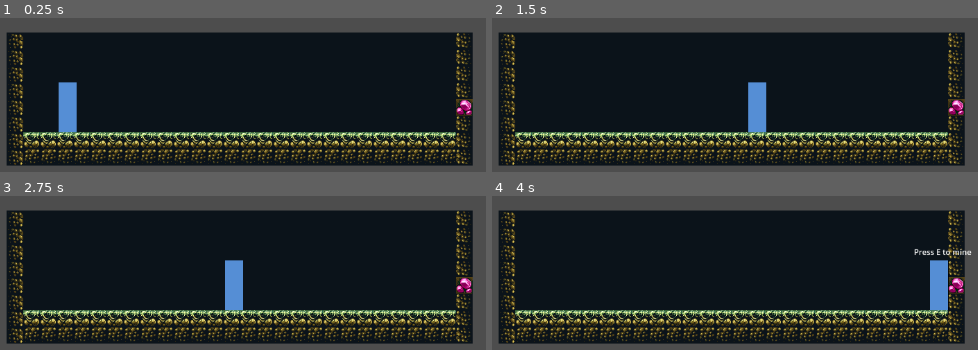
Above: before the commit, frames 1-4 (two rows, left to right).
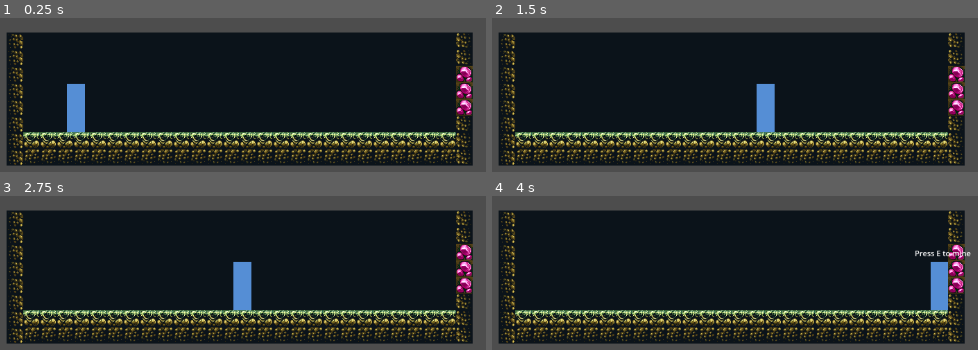
Above: after the commit, the same moments.

Repository: Ace238/Cave_Explorer
Game: Godot game, scene res://cave_1.tscn
Same seed, same stepped clock (60 frames per second), same inputs: the game is played once before the commit and once after it.
Inputs (mouse positions are in pixels of both pictures, inside the frame that each line leads up to):
- Up to frame 1 (0.25 s): no input
- Up to frame 2 (1.5 s): tap Enter (ui_accept) at 0.5, 0.77 s; move the mouse to (outside the picture) at 0.52 s; hold Right (ui_right) from 0.53 s (still down); tap E (Interact) at 0.6 s; click (outside the picture) at 0.8 s; move the mouse to (outside the picture) at 1.27 s; click (outside the picture) at 1.35 s
- Up to frame 3 (2.75 s): tap Enter (ui_accept) at 1.52 s; tap E (Interact) at 1.55, 2.1 s; move the mouse to (417, 269) at 2.02 s; release Right (ui_right) at 2.03 s; hold Left (ui_left) from 2.03 s (still down); click (417, 269) at 2.3 s
- Up to frame 4 (4 s): move the mouse to (outside the picture) at 2.77 s; release Left (ui_left) at 2.78 s; hold Right (ui_right) from 2.78 s (still down); click (outside the picture) at 2.85 s; tap Enter (ui_accept) at 3.02, 3.77 s; tap E (Interact) at 3.05, 3.6 s; move the mouse to (outside the picture) at 3.52 s; click (outside the picture) at 3.8 s

The runs differ from the first frame. In frame 1, 1.9% of the frame differs, in the area x 11-98%, y 31-75%; in frame 2, 1.9%, in the area x 52-98%, y 31-75%; in frame 3, 1.9%; in frame 4, 1.1%.

Commit message:
Slightly updated interaction system

Diff:
--- a/cave_1.tscn
+++ b/cave_1.tscn
@@ -83,22 +83,13 @@
 layer_1/y_sort_enabled = false
 layer_1/y_sort_origin = 0
 layer_1/z_index = 0
-layer_1/tile_data = PackedInt32Array(262175, 2, 0, 327711, 2, 0, 393247, 2, 0, 458783, 2, 0, 524319, 7, 0, 589855, 2, 0, 655391, …(860 unchanged characters)…
-layer_2/name = "Mined"
-layer_2/enabled = true
-layer_2/modulate = Color(1, 1, 1, 1)
-layer_2/y_sort_enabled = false
-layer_2/y_sort_origin = 0
-layer_2/z_index = 0
-layer_2/tile_data = PackedInt32Array()
+layer_1/tile_data = PackedInt32Array(262175, 2, 0, 327711, 2, 0, 393247, 7, 0, 458783, 7, 0, 524319, 7, 0, 589855, 2, 0, 655391, …(860 unchanged characters)…
 
-[node name="Temp_Player" parent="." instance=ExtResource("5_ixmj4")]
-position = Vector2(184, 202)
-scale = Vector2(0.7, 0.7)
+[node name="Temp_Player" parent="." instance=ExtResource("8_i5fmh")]
+position = Vector2(196, 204)
+scale = Vector2(0.684, 0.684)
 
-[node name="Interacter" parent="." instance=ExtResource("6_12btl")]
-position = Vector2(756, 204)
-scale = Vector2(0.419, 0.419)
+[node name="Interacter" parent="." instance=ExtResource("9_65c1a")]
+position = Vector2(755, 204)
+scale = Vector2(0.465, 0.465)
 interact_label = "Press E to mine"
-interact_type = "2222"
-interact_value = "3333"
--- a/project.godot
+++ b/project.godot
@@ -22,11 +22,6 @@
 "events": [Object(InputEventKey,"resource_local_to_scene":false,"resource_name":"","device":-1,"window_id":0,"alt_pressed":false,"shift_pressed":false,"ctrl_pressed":false,"meta_pressed":false,"pressed":false,"keycode":0,"physical_keycode":69,"key_label":0,"unicode":101,"echo":false,"script":null)
 ]
 }
-click={
-"deadzone": 0.5,
-"events": [Object(InputEventMouseButton,"resource_local_to_scene":false,"resource_name":"","device":-1,"window_id":0,"alt_pressed":false,"shift_pressed":false,"ctrl_pressed":false,"meta_pressed":false,"button_mask":0,"position":Vector2(0, 0),"global_position":Vector2(0, 0),"factor":1.0,"button_index":1,"pressed":false,"double_click":false,"script":null)
-]
-}
 
 [layer_names]
 
Not shown: 2 places in cave_1.tscn that only renumber resources
